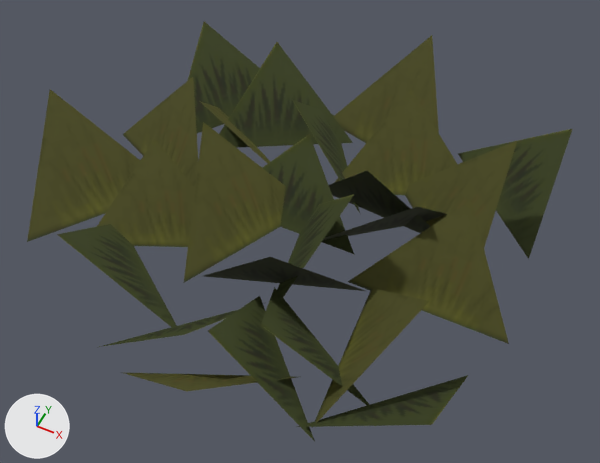
Two versions of the glTF model docs/assets/models/decor/dec_Ground_Grass_01_78863.glb, one commit apart.
Rendered twice from a 50 mm camera at (-2.568, 5.256, 1.47) aimed at (-3.121, 6.361, 0.089). The lights are fixed; the arrows at lower left show +X, +Y and +Z. The older version comes first. Where no turn or scale is listed for an object, it has been applied to the vertices.

The first picture shows 'Ground_Grass_01_mesh'.
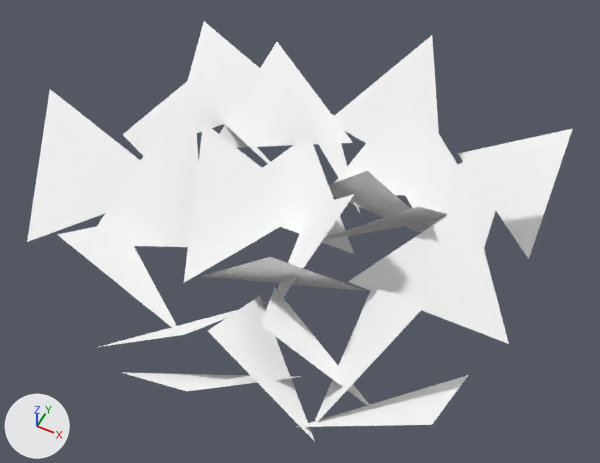
Boxes (x1, y1, x2, y2) around the edits, measured in the pictures (600 x 463 px):
'Ground_Grass_01_mesh', recoloured (lighter)
    both: (27, 22, 573, 441)

Patch to the scene script:
```diff
--- a/docs/assets/models/decor/dec_Ground_Grass_01_78863.glb.py
+++ b/docs/assets/models/decor/dec_Ground_Grass_01_78863.glb.py
@@ mat_jungle_cutout @@
+mat_jungle_cutout = principled_material('jungle_cutout')
+mat_jungle_cutout.base_color = (1.0, 1.0, 1.0)  # white #ffffff
+mat_jungle_cutout.roughness = 0.9
@@ me_ground_grass_01 @@
 me_ground_grass_01.from_pydata(...)  # 75 vertices, 25 faces; spans x -0.594..0.537, y -0.561..0.527, z 0.0..0.274
-me_ground_grass_01.materials.append(mat_jungle_mat_decorations_cutout)
+me_ground_grass_01.materials.append(mat_jungle_cutout)  # white #ffffff
```
